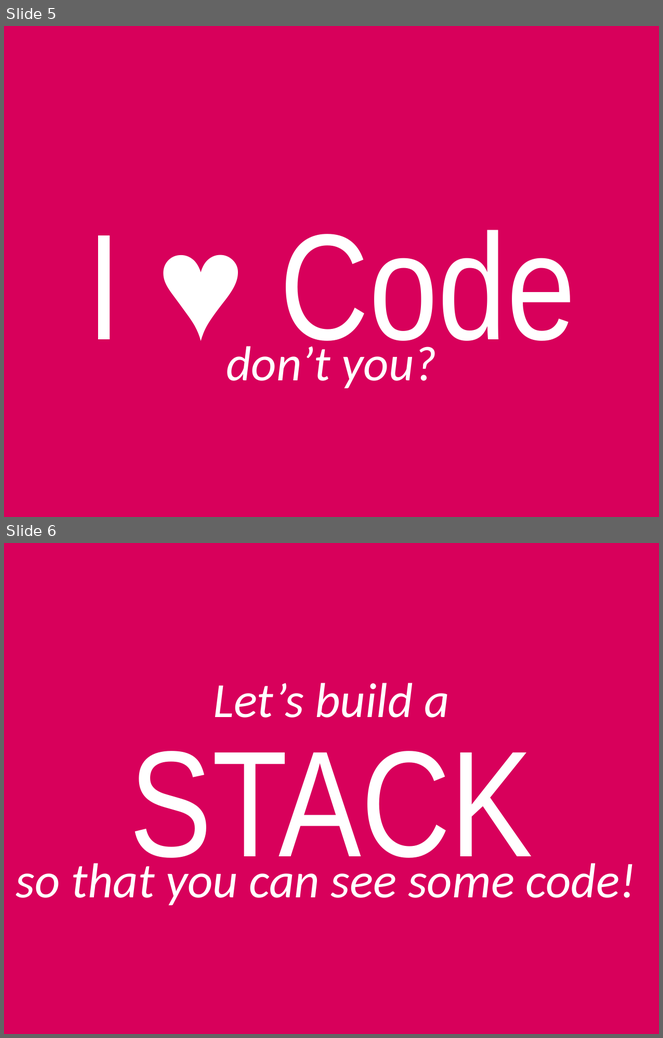
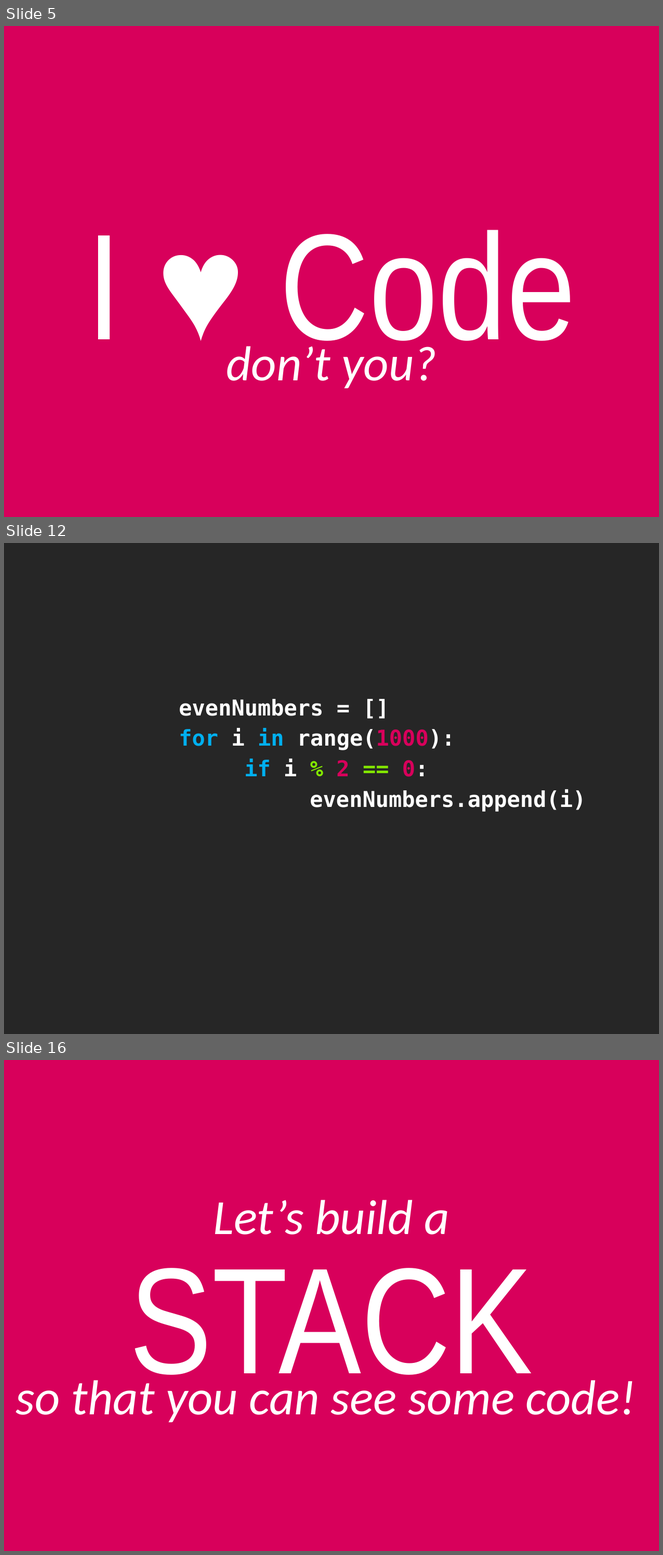
Before and after one commit to cessor/empathiccode, a slide deck: Python-BatteriesIncluded.pptx. Shown one above the other, each under a label of ours: slides 5 and 6 before the commit, slides 5, 12 and 16 after it; the slides between them are not shown. The pictures are 663x1038 and 663x1555 pixels, drawn with LibreOffice and Linux fonts; fonts in the diff are those of the drawing. Boxes give left, top, right and bottom in pixels: in the first picture for what was removed or moved away, otherwise in the second. Text is boxed around its words. In the diff, an @@ line names an element or a change of style, - is before the commit and + after.

```diff
--- a/Python-BatteriesIncluded.pptx
+++ b/Python-BatteriesIncluded.pptx
@@ slide 12 added at bbox=[4, 543, 659, 1034], background #262626 @@
@@ text added at bbox=[179, 699, 586, 812], 24 pt, text #FFFFFF, bold @@
+evenNumbers = []
+for i in range(1000):
+if i % 2 == 0:
+evenNumbers.append(i)
@@ what was slide 6 is now slide 16 @@
```
Also in this commit, not shown: 9 other slides added, 9 other files.
